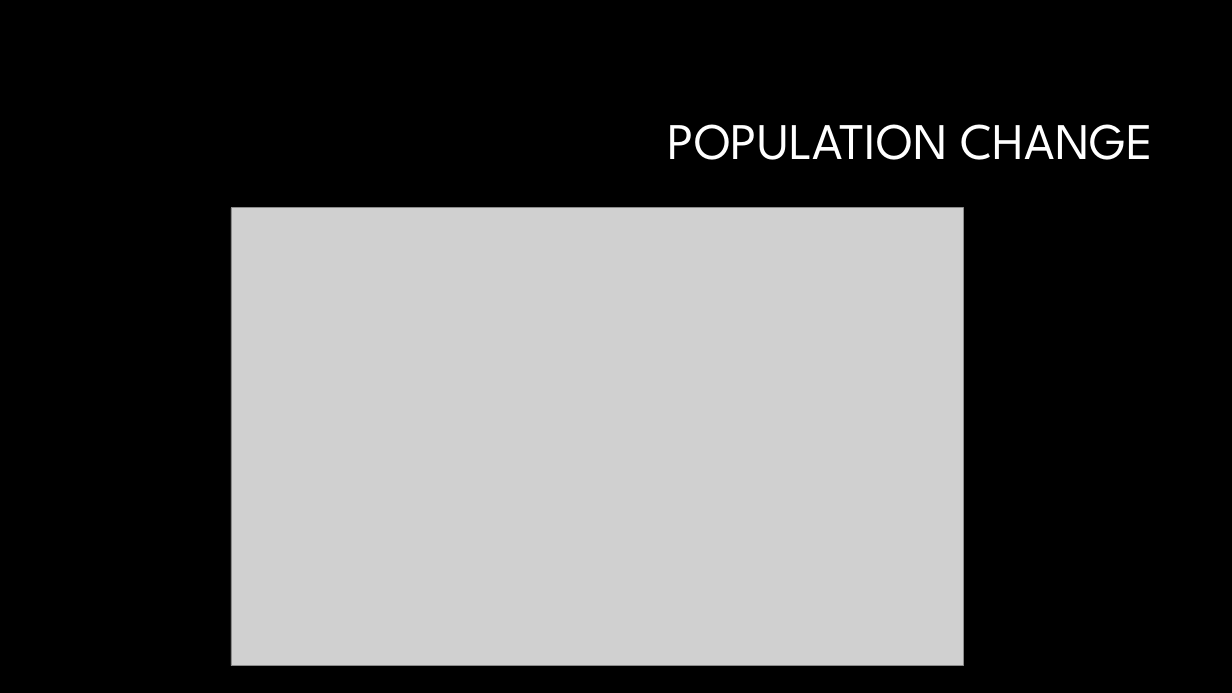
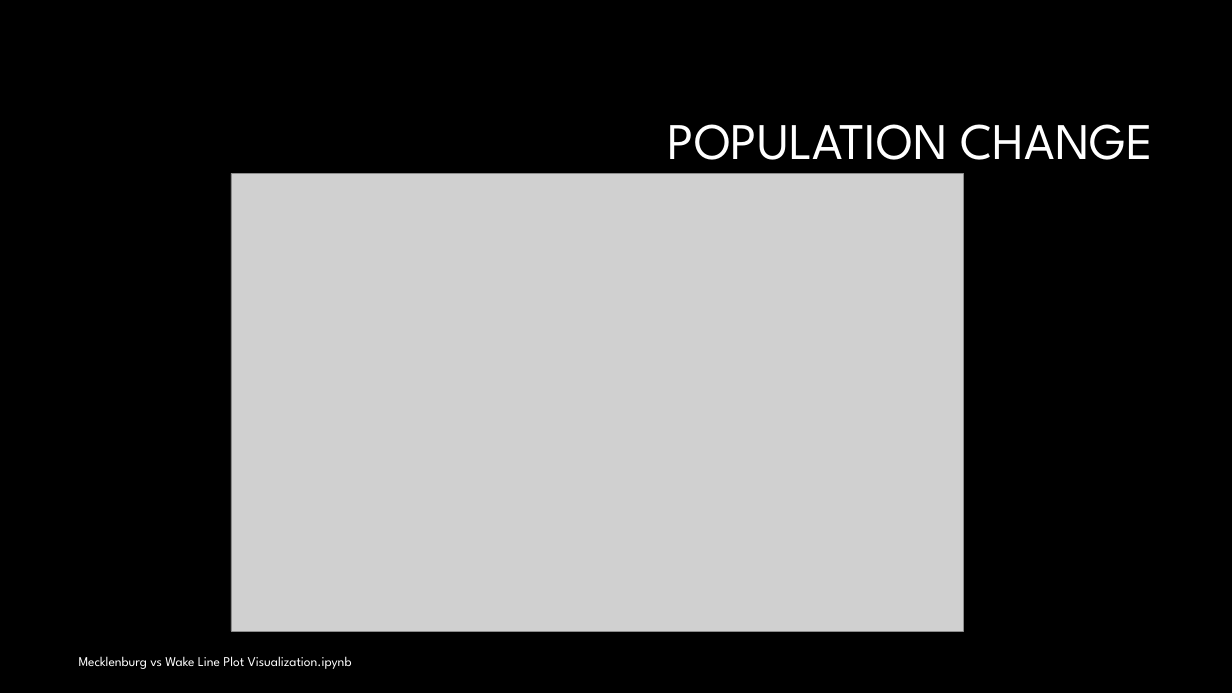
Before and after one commit to JANSSOC/Group6_Project, a slide deck: slide 5 of Group Project one .pptx (slide 4 before the commit). Drawn at 1232x693 pixels with LibreOffice and Linux fonts; fonts in the diff are those of the drawing; grey boxes stand for pictures; background and template pictures are left out. Boxes give left, top, right and bottom in pixels: in the first picture for what was removed or moved away, otherwise in the second. Text is boxed around its words. In the diff, an @@ line names an element or a change of style, - is before the commit and + after.

```diff
--- a/Group Project one .pptx
+++ b/Group Project one .pptx
@@ picture: place and size @@
-picture at (231,208,964,665)
+picture at (231,174,964,631)
@@ text added at (79,656,352,669), 10.5 pt, text #FFFFFF @@
+Mecklenburg vs Wake Line Plot Visualization.ipynb
```
Also in this commit, not shown: 9 other slides changed, 1 slide added.
